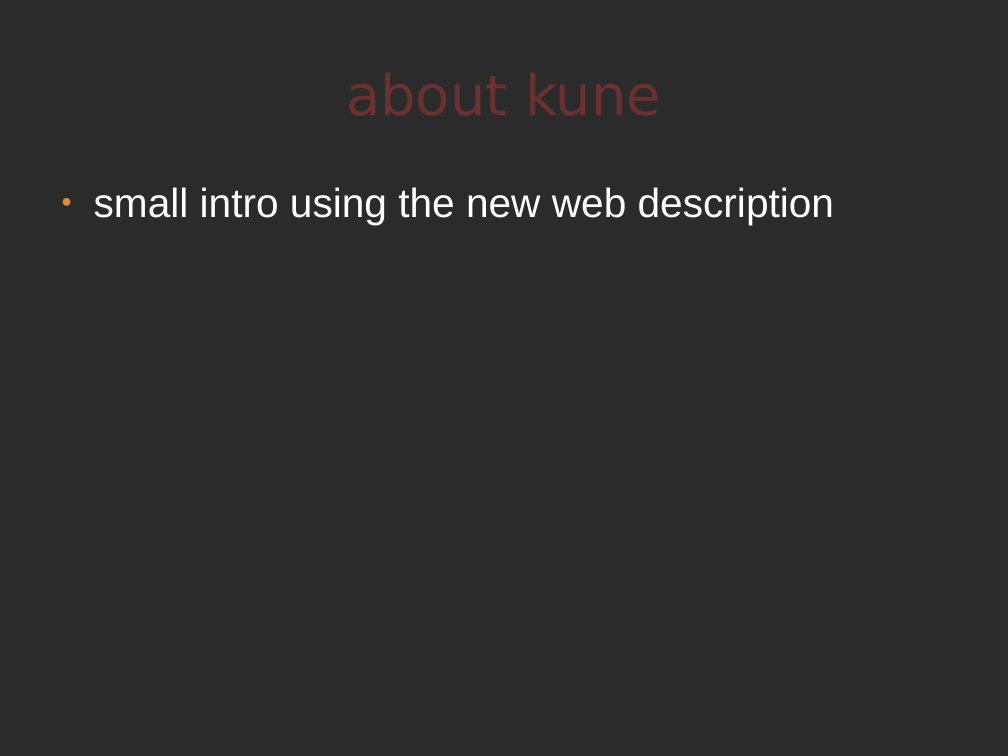
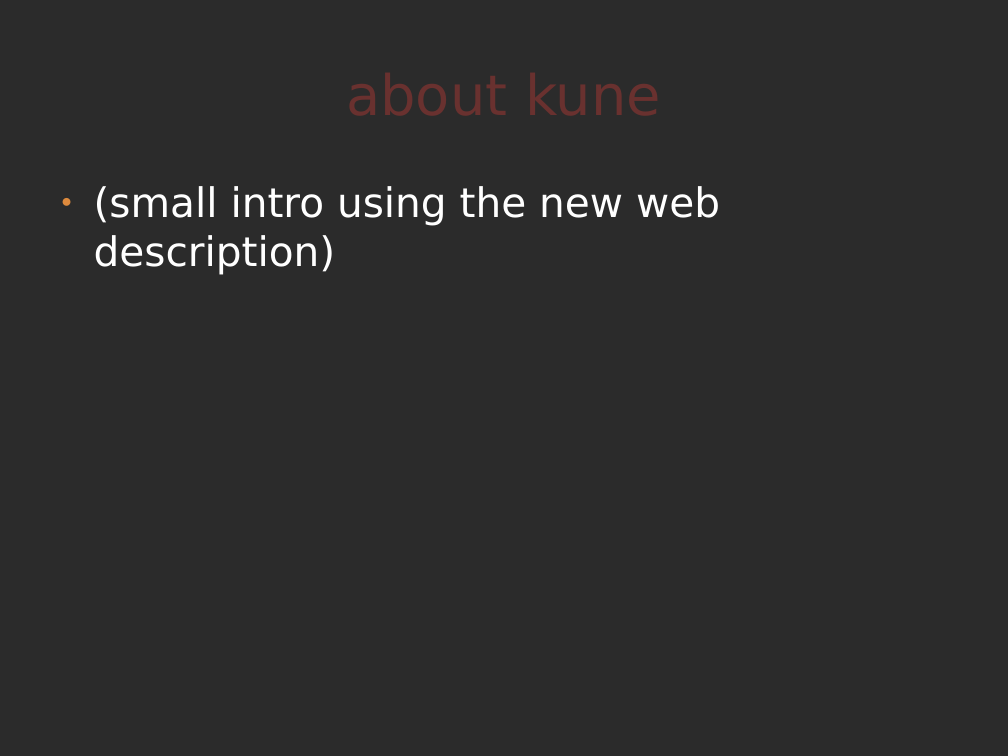
Before and after one commit to comunes/kune, a slide deck: slide 3 of doc/kune-dic-08.odp (slide 2 before the commit). Drawn at 1008x756 pixels with LibreOffice and Linux fonts; fonts in the diff are those of the drawing; background and template pictures are left out; a plain dark background stands for a picture behind light text. Boxes give left, top, right and bottom in pixels: in the first picture for what was removed or moved away, otherwise in the second. Text is boxed around its words. In the diff, an @@ line names an element or a change of style, - is before the commit and + after.

```diff
--- a/doc/kune-dic-08.odp
+++ b/doc/kune-dic-08.odp
@@ text at (x1=94, y1=186, x2=720, y2=275): text changed; font Arial to DejaVu Sans @@
-● small intro using the new web description
+● (small intro using the new web description)
```
Also in this commit, not shown: 12 other slides changed, 8 slides added, 4 other files.
